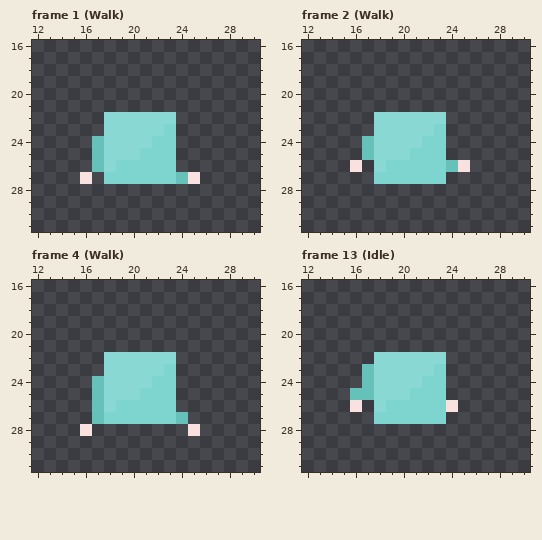
File history of a pixel-art file, Mayday.Game/Content/Images/Bodies_1.aseprite. The picture above was drawn from the file before the commit.
42x33 pixels, 24 frames. Shown: frame 1 (Walk): x 12..30, y 16..31; frame 2 (Walk): x 12..30, y 16..31; frame 4 (Walk): x 12..30, y 16..31; frame 13 (Idle): x 12..30, y 16..31. The commit also changed other frames, which this record leaves out.
Now the later version:
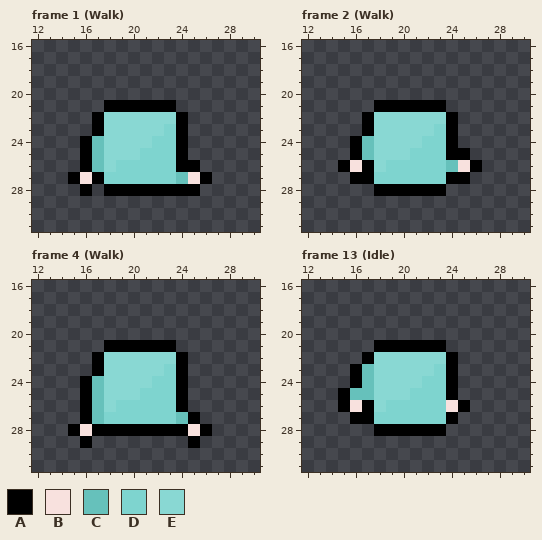
Palette (. is transparent): A #000000  B #f8e1de  C #66c1bb  D #7ed4cf  E #89d8d3
Difference:
Changed rows in their new state; - is an unchanged pixel.
Frame 1 (Walk):
first column x 15:
21 ---AAAAAA---
22 --A------A--
23 --A------A--
24 -A-------A--
25 -A-------A--
26 -A-------AA-
27 A-A--------A
28 -A-AAAAAAAA-
Frame 2 (Walk):
first column x 15:
21 ---AAAAAA---
22 --A------A--
23 --A------A--
24 -A-------A--
25 -A-------AA-
26 A-A--------A
27 -AA------AA-
28 ---AAAAAA---
Frame 4 (Walk):
first column x 15:
21 ---AAAAAA---
22 --A------A--
23 --A------A--
24 -A-------A--
25 -A-------A--
26 -A-------A--
27 -A--------A-
28 A-AAAAAAAA-A
29 -A--------A-
Frame 13 (Idle):
first column x 15:
21 ---AAAAAA--
22 --A------A-
23 -A-------A-
24 -A-------A-
25 A--------A-
26 A-A-------A
27 -AA------A-
28 ---AAAAAA--
Boxes around the changes in both pictures, in picture pixels (x1, y1, x2, y2):
added: (68, 100, 212, 196)
added: (338, 100, 482, 196)
added: (68, 340, 212, 448)
added: (338, 340, 470, 436)
